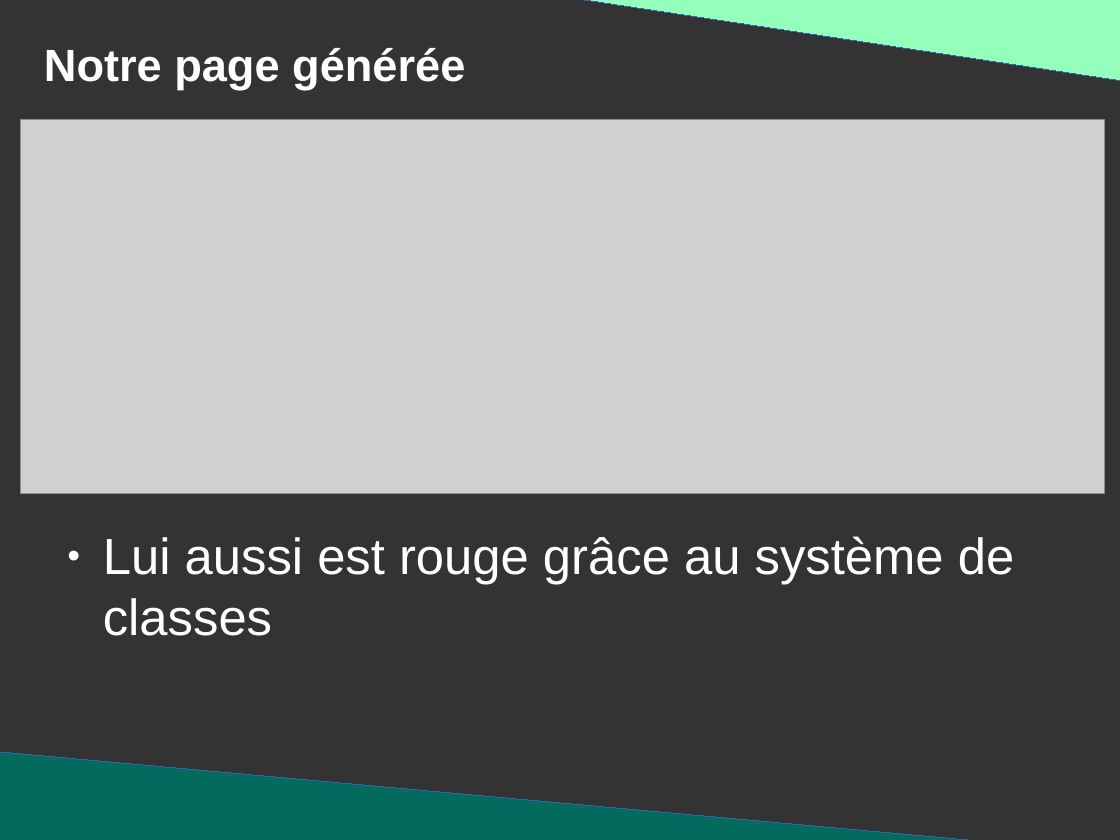
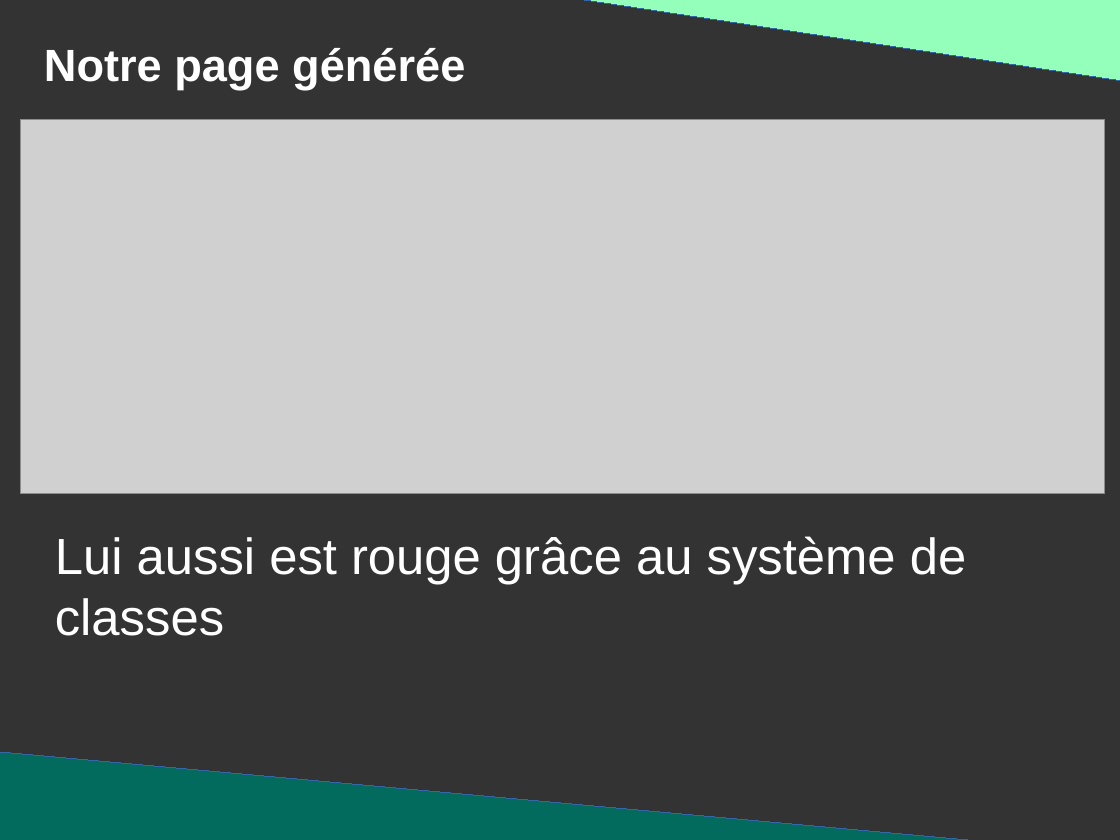
Before and after one commit to DanYellow/presentations, a slide deck: slide 86 of mmi/html/travaux-pratiques/numero-1/presentation.odp. Drawn at 1120x840 pixels with LibreOffice and Linux fonts; fonts in the diff are those of the drawing; grey boxes stand for pictures. Boxes give left, top, right and bottom in pixels: in the first picture for what was removed or moved away, otherwise in the second. Text is boxed around its words. In the diff, an @@ line names an element or a change of style, - is before the commit and + after.

```diff
--- a/mmi/html/travaux-pratiques/numero-1/presentation.odp
+++ b/mmi/html/travaux-pratiques/numero-1/presentation.odp
@@ text "Lui aussi est rouge grâce ..." at (55,536,966,636): bullet ● to none @@
```
Also in this commit, not shown: 8 other slides changed, 3 other files.
